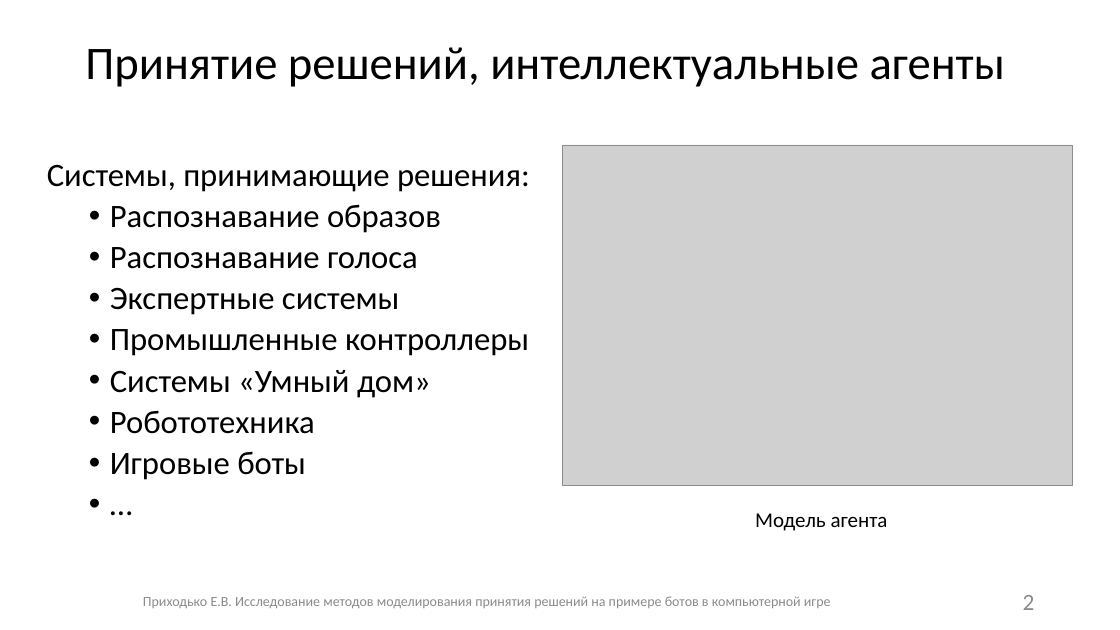
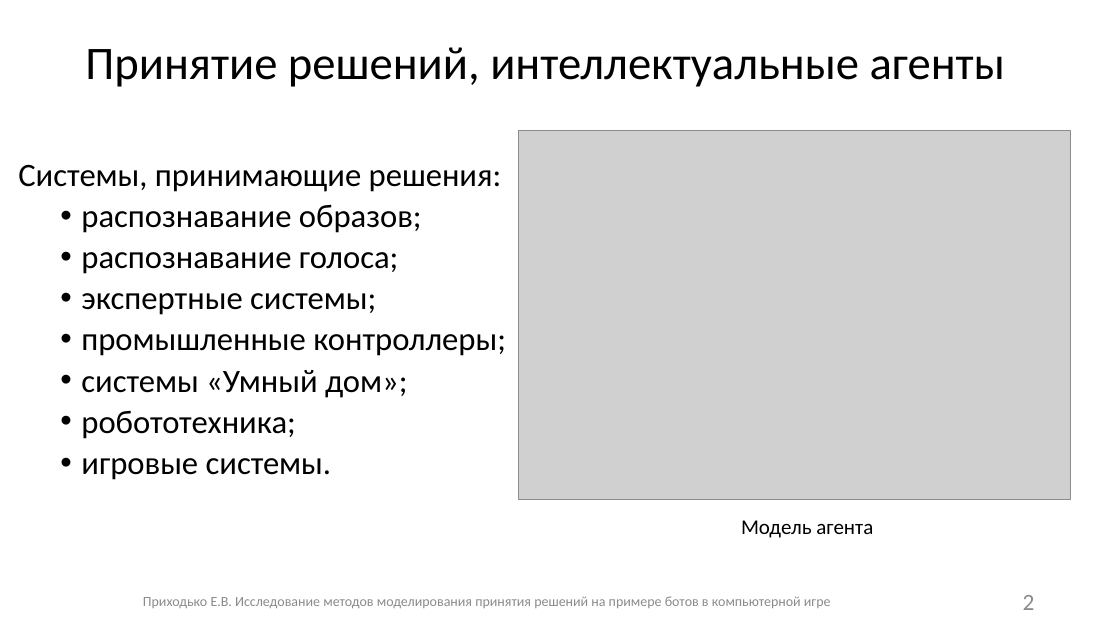
Before and after one commit to Fck-r-sns/Game_AI_thesis, a slide deck: slide 2 of Презентация.pptx. Drawn at 1120x630 pixels with LibreOffice and Linux fonts; fonts in the diff are those of the drawing; grey boxes stand for pictures. Boxes give left, top, right and bottom in pixels: in the first picture for what was removed or moved away, otherwise in the second. Text is boxed around its words. In the diff, an @@ line names an element or a change of style, - is before the commit and + after.

```diff
--- a/Презентация.pptx
+++ b/Презентация.pptx
@@ text "Системы, принимающие решения:": place and size @@
-text "Системы, принимающие решения:" at [47, 165, 530, 480]
+text "Системы, принимающие решения:" at [18, 164, 506, 480]
@@ picture: place and size @@
-picture at [563, 145, 1073, 486]
+picture at [518, 130, 1070, 499]
@@ text at [81, 204, 506, 480]: text changed @@
-  • Распознавание образов
-  • Распознавание голоса
-  • Экспертные системы
-  • Промышленные контроллеры
-  • Системы «Умный дом»
-  • Робототехника
-  • Игровые боты
-  • …
+  • распознавание образов;
+  • распознавание голоса;
+  • экспертные системы;
+  • промышленные контроллеры;
+  • системы «Умный дом»;
+  • робототехника;
+  • игровые системы.
@@ text "Модель агента": place and size @@
-text "Модель агента" at [755, 513, 888, 531]
+text "Модель агента" at [741, 520, 873, 538]
```
Also in this commit, not shown: 15 other slides changed, 1 slide added, 1 slide removed, 2 other files.
